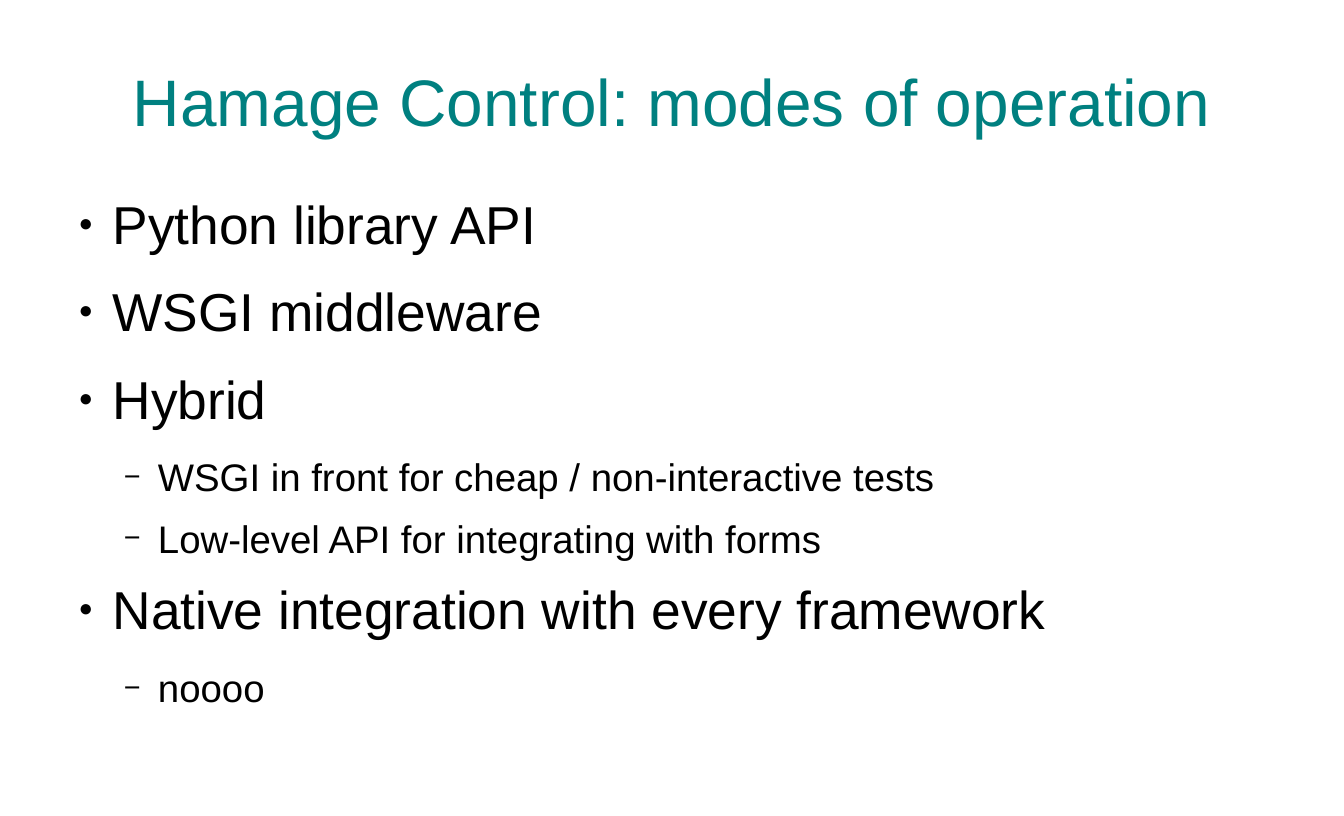
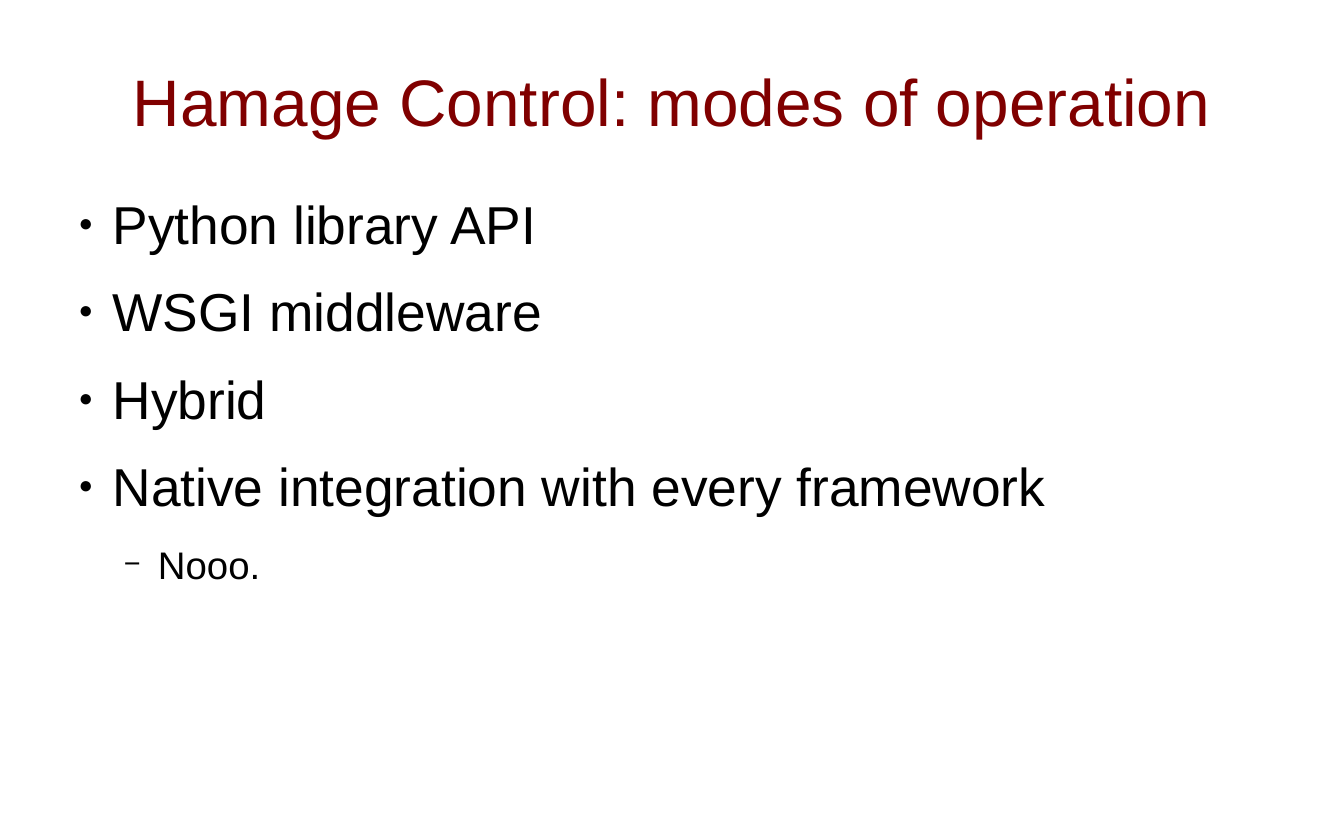
Before and after one commit to slinkp/pygotham_hamage_demo, a slide deck: slide 22 of slides.odp. Drawn at 1344x816 pixels with LibreOffice and Linux fonts; fonts in the diff are those of the drawing. Boxes give left, top, right and bottom in pixels: in the first picture for what was removed or moved away, otherwise in the second. Text is boxed around its words. In the diff, an @@ line names an element or a change of style, - is before the commit and + after.

```diff
--- a/slides.odp
+++ b/slides.odp
@@ title "Hamage Control: modes of operation" at (133, 78, 1210, 138): text colour #008080 to #800000 @@
@@ text at (158, 463, 934, 561): paragraphs removed @@
-  − WSGI in front for cheap / non-interactive tests
-  − Low-level API for integrating with forms
@@ text at (158, 552, 260, 580): text changed @@
-  − noooo
+  − Nooo.
```
Also in this commit, not shown: 29 other slides changed, 6 slides added, 1 slide removed.
